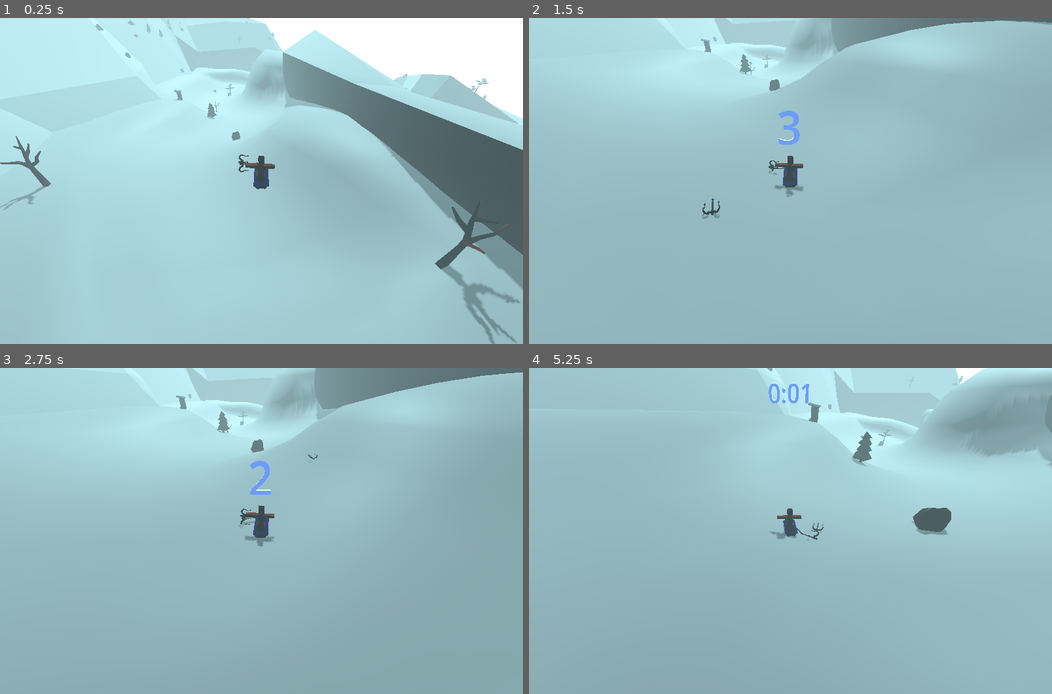
Above: before the commit, frames 1-4 (two rows, left to right).
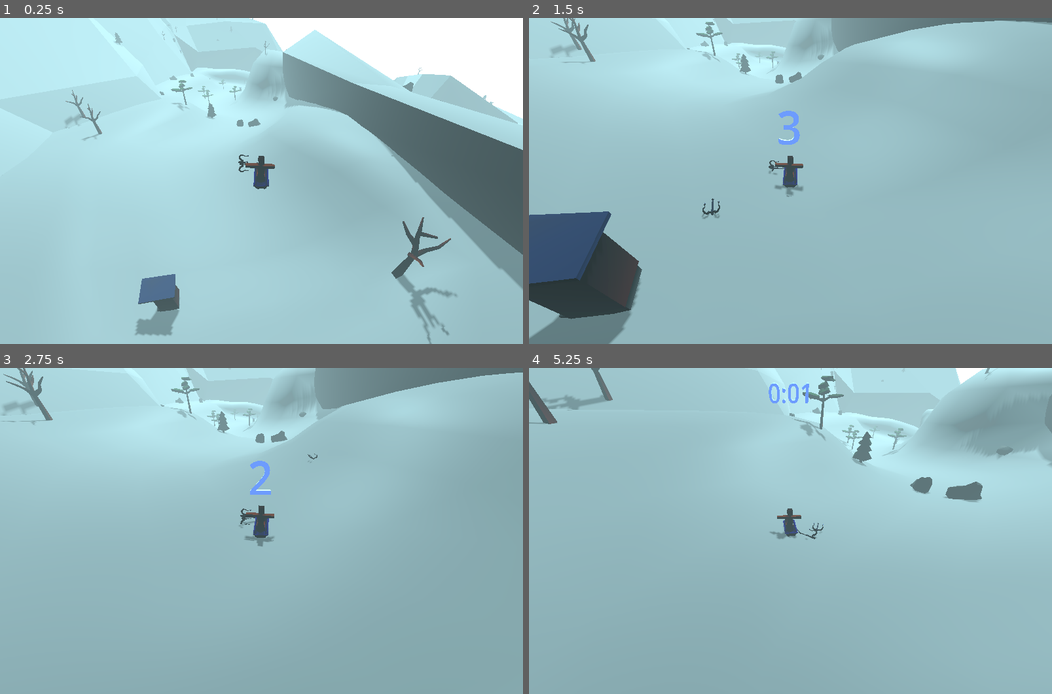
Above: after the commit, the same moments.

Repository: tokkoro/ggj24-sled
Game: Godot game, scene res://tomi_testaa/hill_area.tscn
The game is run twice, just before and just after one commit, with the same random seed, the same clock (stepped at 60 frames per second) and the same inputs.
Inputs (mouse positions are in pixels of both pictures, inside the frame that each line leads up to):
- Up to frame 1 (0.25 s): no input
- Up to frame 2 (1.5 s): tap Enter at 0.5 s; move the mouse to (905, 164) at 0.52 s; hold Right (turn_right) 0.53-1.25 s; tap Down (break) at 0.6 s; click (905, 164) at 0.67 s; tap Space (jump) at 0.77 s; drag from (685, 197) to (764, 246) at 1.27 s
- Up to frame 3 (2.75 s): move the mouse to (313, 459) at 2.02 s; hold Right (turn_right) from 2.03 s (still down); tap E at 2.1 s; click (313, 459) at 2.17 s
- Up to frame 4 (5.25 s): release Right (turn_right) at 2.75 s; drag from (764, 596) to (633, 482) at 2.77 s; move the mouse to (947, 579) at 3.52 s; hold Left (turn_left) 3.53-4.25 s; tap Alt at 3.6 s; click (947, 579) at 3.67 s; tap Space (jump) at 3.77 s; drag from (633, 482) to (712, 449) at 4.27 s; move the mouse to (816, 531) at 5.02 s; hold S from 5.03 s (still down); tap Q at 5.1 s; click (816, 531) at 5.17 s

The runs differ from the first frame. In frame 1, 4.3% of the frame differs, in the area x 0-100%, y 0-100%; in frame 2, 7.8%, in the area x 0-57%, y 0-100%; in frame 3, 1.0%; in frame 4, 2.4%.

Commit message:
Clean up

Diff:
--- a/godot_project/rikun_kansio/MaailmanKalustus.gd
+++ b/godot_project/rikun_kansio/MaailmanKalustus.gd
@@ -21,6 +21,7 @@
 
 	for i in range(10000):
 		var start := Vector3(randf_range(-1000, 1000), 3000, randf_range(-1000, 1000))
+		var shape_index := randi_range(0, len(shapes) - 1)
 		var end := start + Vector3.DOWN * 6000
 		var query := PhysicsRayQueryParameters3D.create(start, end)
 		query.collision_mask = 1 # put all ropeable things on collision_layer 1
@@ -28,7 +29,7 @@
 		if not result:
 			continue
 
-		var node := shapes[randi_range(0, len(shapes) - 1)].instantiate()
+		var node := shapes[shape_index].instantiate()
 		node.global_position = result["position"]
 		prosit.add_child(node)
 		print(node.global_position)
--- a/godot_project/rikun_kansio/Ninjarope.gd
+++ b/godot_project/rikun_kansio/Ninjarope.gd
@@ -46,9 +46,7 @@
 					const min_length := 10.0
 					original_length = max(min_length, (mouse_position_3D - global_position).length())
 					hook.look_at_from_position(global_position, mouse_position_3D)
-					hook.global_position = mouse_position_3D
 					extra_impulse = ((mouse_position_3D - global_position) * Vector3(1,0,1)).normalized()
-					#print(hook.global_position)
 					$NinjaRopeHit.play()
 
 func _process(delta):
